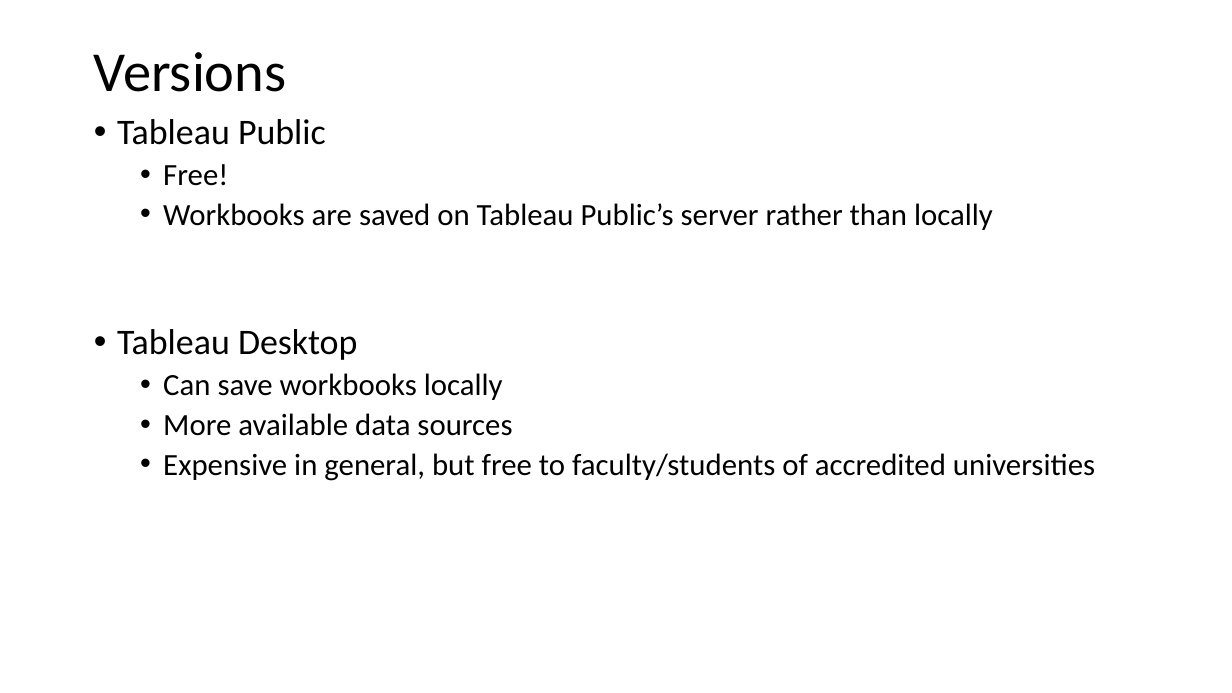
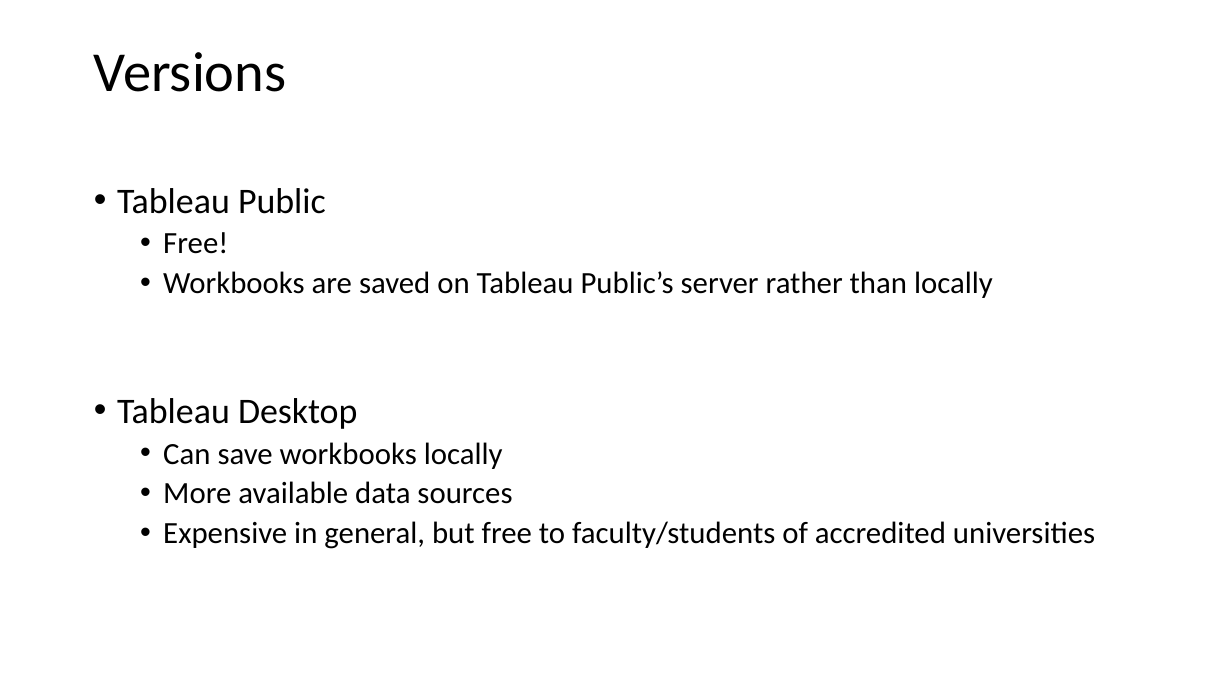
Before and after one commit to WSU-DataScience/WiCS_workshop, a slide deck: slide 3 of Visualization Notes/2 - Introduction to Tableau.pptx. Drawn at 1232x693 pixels with LibreOffice and Linux fonts; fonts in the diff are those of the drawing. Boxes give left, top, right and bottom in pixels: in the first picture for what was removed or moved away, otherwise in the second. Text is boxed around its words. In the diff, an @@ line names an element or a change of style, - is before the commit and + after.

```diff
--- a/Visualization Notes/2 - Introduction to Tableau.pptx
+++ b/Visualization Notes/2 - Introduction to Tableau.pptx
@@ text "Tableau Public" moved from (x1=117, y1=119, x2=1095, y2=481) to (x1=117, y1=188, x2=1095, y2=549) @@
```
Also in this commit, not shown: 2 other slides changed, 1 other file.
